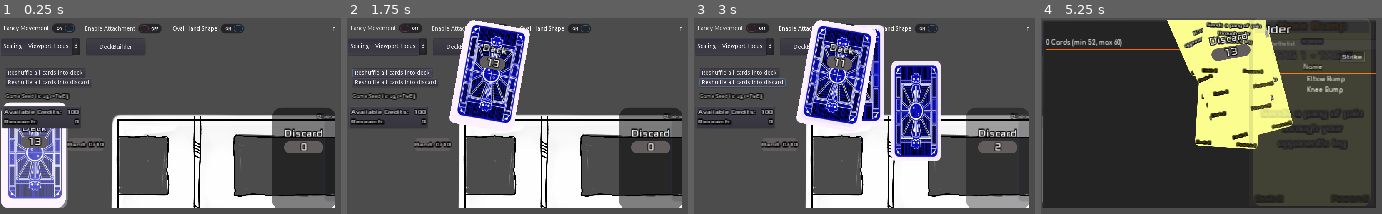
Above: before the commit, frames 1-4 (left to right).
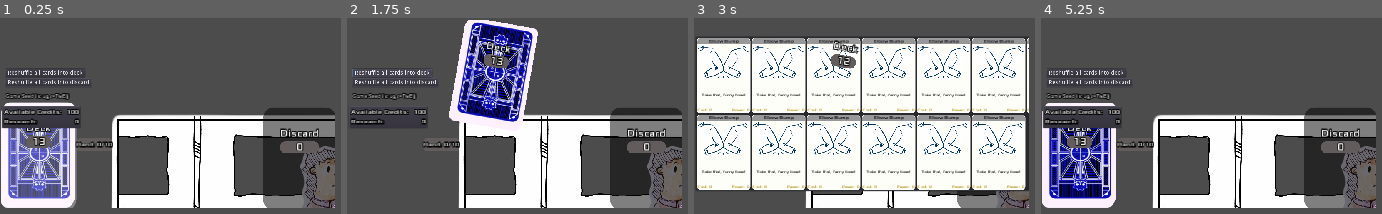
Above: after the commit, the same moments.

Repository: juanuys/contumacious
Game: Godot game, scene res://src/cc/Main.tscn
Same seed, same stepped clock (60 frames per second), same inputs: the game is played once before the commit and once after it.
Inputs (mouse positions are in pixels of both pictures, inside the frame that each line leads up to):
- Up to frame 1 (0.25 s): no input
- Up to frame 2 (1.75 s): click (387, 27) at 0.5 s, where only the run before the commit has a clickable "Fancy Movement"; click "Reshuffle all cards into deck" at 1.25 s
- Up to frame 3 (3 s): click (816, 29) at 2 s, where only the run before the commit has a clickable "Enable Attachment"; click "Reshuffle all cards into disc…" at 2.75 s
- Up to frame 4 (5.25 s): click (1081, 47) at 3.5 s, where only the run before the commit has a clickable "Scaling + Viewport Focus"; click (1249, 29) at 4.25 s, where only the run before the commit has a clickable "Oval Hand Shape"; click (1156, 47) at 5 s, where only the run before the commit has a clickable "DeckBuilder"

The runs differ from the first frame. In frame 1, 13% of the frame differs, in the area x 0-99%, y 2-97%; in frame 2, 15%; in frame 3, 71%; in frame 4, 87%, in the area x 0-99%, y 1-97%.

Commit message:
placeholder gfx

Diff:
--- a/project.godot
+++ b/project.godot
@@ -163,6 +163,11 @@
 "class": "MousePointer",
 "language": "GDScript",
 "path": "res://src/core/MousePointer.gd"
+}, {
+"base": "Card",
+"class": "MyCard",
+"language": "GDScript",
+"path": "res://src/cc/MyCardTemplate.gd"
 }, {
 "base": "CardContainer",
 "class": "Pile",
@@ -261,6 +266,7 @@
 "IntegerLineEdit": "",
 "ManipulationButtons": "",
 "MousePointer": "",
+"MyCard": "",
 "Pile": "",
 "QuantityNumberButton": "",
 "SP": "",
--- a/src/cc/Board.gd
+++ b/src/cc/Board.gd
@@ -3,6 +3,9 @@
 
 # Called when the node enters the scene tree for the first time.
 func _ready() -> void:
+	var dir = OS.get_user_data_dir()
+	print(str("user data dir", dir))
+
 	counters = $Counters
 	cfc.map_node(self)
 	# We use the below while to wait until all the nodes we need have been mapped
--- a/src/cc/Board.tscn
+++ b/src/cc/Board.tscn
@@ -11,7 +11,9 @@
 [ext_resource path="res://fonts/Comfortaa-Bold.ttf" type="DynamicFontData" id=9]
 [ext_resource path="res://src/core/DeckBuilder/DeckBuilder.tscn" type="PackedScene" id=10]
 [ext_resource path="res://src/cc/Discard.gd" type="Script" id=11]
-[ext_resource path="res://assets/scenebg/train-interior.png" type="Texture" id=12]
+[ext_resource path="res://assets/backgrounds/train-interior.png" type="Texture" id=12]
+[ext_resource path="res://assets/characters/npc.png" type="Texture" id=13]
+[ext_resource path="res://assets/characters/avatar.png" type="Texture" id=14]
 
 [sub_resource type="StyleBoxFlat" id=1]
 bg_color = Color( 0, 0, 0, 1 )
@@ -40,6 +42,16 @@
 position = Vector2( 960, 540 )
 texture = ExtResource( 12 )
 
+[node name="avatar" type="Sprite" parent="."]
+position = Vector2( 785.318, 494.585 )
+scale = Vector2( 0.310345, 0.310345 )
+texture = ExtResource( 14 )
+
+[node name="npc" type="Sprite" parent="."]
+position = Vector2( 1149.32, 511.172 )
+scale = Vector2( 0.310345, 0.310345 )
+texture = ExtResource( 13 )
+
 [node name="Deck" parent="." instance=ExtResource( 2 )]
 position = Vector2( 0, 475 )
 script = ExtResource( 4 )
@@ -65,8 +77,9 @@
 margin_bottom = 219.0
 
 [node name="FancyMovementToggle" type="CheckButton" parent="."]
-margin_right = 12.0
-margin_bottom = 20.0
+visible = false
+margin_right = 189.0
+margin_bottom = 40.0
 pressed = true
 text = "Fancy Movement"
 __meta__ = {
@@ -74,6 +87,7 @@
 }
 
 [node name="EnableAttach" type="CheckButton" parent="."]
+visible = false
 margin_left = 194.978
 margin_top = 1.33486
 margin_right = 395.978
@@ -84,6 +98,7 @@
 }
 
 [node name="ScalingFocusOptions" type="OptionButton" parent="."]
+visible = false
 margin_left = -1.33484
 margin_top = 44.0497
 margin_right = 187.665
@@ -117,6 +132,7 @@
 }
 
 [node name="OvalHandToggle" type="CheckButton" parent="."]
+visible = false
 margin_left = 405.31
 margin_top = 1.12245
 margin_right = 594.31
@@ -128,6 +144,7 @@
 }
 
 [node name="DeckBuilder" type="Button" parent="."]
+visible = false
 margin_left = 205.0
 margin_top = 45.0
 margin_right = 345.0
@@ -138,6 +155,7 @@
 }
 
 [node name="Debug" type="CheckButton" parent="."]
+visible = false
 margin_left = 789.192
 margin_top = 3.36737
 margin_right = 978.192
@@ -149,6 +167,7 @@
 }
 
 [node name="PlacementGridDemo" parent="." instance=ExtResource( 7 )]
+visible = false
 margin_left = 775.0
 margin_top = 240.0
 margin_right = 1274.0
@@ -156,6 +175,7 @@
 highlight = Color( 0.985156, 0, 1.3, 1.3 )
 
 [node name="ModifiedLabelGrid" parent="." instance=ExtResource( 8 )]
+visible = false
 margin_left = 1015.0
 margin_top = 30.0
 margin_right = 1264.0
--- a/src/cc/CFConst.gd
+++ b/src/cc/CFConst.gd
@@ -5,7 +5,6 @@
 # Tweak the values to match your game requirements.
 class_name CFConst
 extends Reference
-
 
 # The possible return codes a function can return
 #
@@ -75,11 +74,11 @@
 # This will also adjust all CardContainers to match
 # If you modify this property, you **must** adjust
 # the min_rect of the various control nodes inside the card front and back scenes.
-const CARD_SIZE := Vector2(150,240)
+const CARD_SIZE := Vector2(171,240)
 # Switch this off to disable fancy movement of cards during draw/discard
 const FANCY_MOVEMENT := true
 # The focus style selected for this game. See enum `FocusStyle`
-const FOCUS_STYLE = FocusStyle.BOTH
+const FOCUS_STYLE = FocusStyle.SCALED
 # If set to true, the hand will be presented in the form of an oval shape
 # If set to false, the hand will be presented with all cards
 # horizontally aligned
@@ -90,7 +89,7 @@
 # The below scales down cards down while being dragged.
 #
 # if you don't want this behaviour, change it to Vector2(1,1)
-const CARD_SCALE_WHILE_DRAGGING := Vector2(0.4, 0.4)
+const CARD_SCALE_WHILE_DRAGGING := Vector2(1,1)
 # The location and name of the file into which to store game settings
 const SETTINGS_FILENAME := "user://CGFSettings.json"
 # The location where this game will store deck files
@@ -140,7 +139,7 @@
 # The amount of distance neighboring cards are pushed during card focus
 #
 # It's based on the card width. Bigger percentage means larger push.
-const NEIGHBOUR_PUSH := 0.75
+const NEIGHBOUR_PUSH := 0.0
 # The scale of a card while on the play area
 const PLAY_AREA_SCALE := Vector2(1, 1) * 0.8
 # The margin towards the bottom of the viewport on which to draw the cards.
@@ -177,7 +176,7 @@
 # The colour to use when hovering over a card.
 #
 # Reduce the multiplier to reduce glow effect or stop it altogether
-const FOCUS_HOVER_COLOUR := Color(1, 1, 1) * 1
+const FOCUS_HOVER_COLOUR := Color(1, 1, 1) * 0.5
 # The colour to use when hovering over a card with an attachment to signify
 # a valid host.
 #
--- a/src/cc/CardBack.tscn
+++ b/src/cc/CardBack.tscn
@@ -1,10 +1,9 @@
-[gd_scene load_steps=8 format=2]
+[gd_scene load_steps=7 format=2]
 
 [ext_resource path="res://assets/icons/view.svg" type="Texture" id=1]
 [ext_resource path="res://fonts/Xolonium-Regular.ttf" type="DynamicFontData" id=2]
 [ext_resource path="res://src/core/Card/CardBackGlow.gd" type="Script" id=3]
 [ext_resource path="res://assets/card_backs/CGFBackLines.png" type="Texture" id=4]
-[ext_resource path="res://assets/card_backs/CGFBackDots.png" type="Texture" id=5]
 
 [sub_resource type="StyleBoxFlat" id=1]
 bg_color = Color( 0.164706, 0.203922, 0.223529, 1 )
@@ -39,14 +38,14 @@
 }
 
 [node name="MarginContainer" type="MarginContainer" parent="VBoxContainer"]
-margin_right = 150.0
+margin_right = 159.0
 margin_bottom = 50.0
 mouse_filter = 2
 custom_constants/margin_top = 50
 
 [node name="CenterContainer" type="CenterContainer" parent="VBoxContainer"]
 margin_top = 54.0
-margin_right = 150.0
+margin_right = 159.0
 margin_bottom = 94.0
 rect_min_size = Vector2( 0, 40 )
 mouse_filter = 2
@@ -54,8 +53,8 @@
 [node name="Viewed" type="TextureRect" parent="VBoxContainer/CenterContainer"]
 visible = false
 modulate = Color( 1.5, 0.2, 0, 1 )
-margin_left = 55.0
-margin_right = 95.0
+margin_left = 59.0
+margin_right = 99.0
 margin_bottom = 40.0
 mouse_filter = 2
 texture = ExtResource( 1 )
@@ -65,18 +64,19 @@
 
 [node name="MarginContainer2" type="MarginContainer" parent="VBoxContainer"]
 margin_top = 98.0
-margin_right = 150.0
+margin_right = 159.0
 margin_bottom = 101.0
 mouse_filter = 2
 custom_constants/margin_top = 3
 
 [node name="Label" type="Label" parent="VBoxContainer"]
 margin_top = 105.0
-margin_right = 150.0
-margin_bottom = 121.0
+margin_right = 159.0
+margin_bottom = 140.0
 custom_fonts/font = SubResource( 2 )
 custom_colors/font_color = Color( 1, 0.2, 0, 1 )
-text = "Card Game Framework"
+text = "Contumacious Commuter"
+autowrap = true
 __meta__ = {
 "_edit_use_anchors_": false
 }
@@ -91,14 +91,3 @@
 __meta__ = {
 "_edit_use_anchors_": false
 }
-
-[node name="TextureRect2" type="TextureRect" parent="."]
-modulate = Color( 2, 1, 1, 1 )
-anchor_right = 1.0
-anchor_bottom = 1.0
-margin_bottom = 1.52588e-05
-texture = ExtResource( 5 )
-expand = true
-__meta__ = {
-"_edit_use_anchors_": false
-}
--- a/src/cc/CardFront.gd
+++ b/src/cc/CardFront.gd
@@ -2,10 +2,10 @@
 
 func _ready() -> void:
 	text_expansion_multiplier = {
-		"Name": 2,
-		"Tags": 1.2,
-		"Cost": 3,
-		"Power": 3,
+		"Name": 1,
+		"Tags": 1,
+		"Cost": 1,
+		"Power": 1,
 	}
 	compensation_label = "Abilities"
 	_card_text = $Margin/CardText
--- a/src/cc/CardFront.tscn
+++ b/src/cc/CardFront.tscn
@@ -1,10 +1,11 @@
-[gd_scene load_steps=11 format=2]
+[gd_scene load_steps=12 format=2]
 
 [ext_resource path="res://fonts/Xolonium-Regular.ttf" type="DynamicFontData" id=1]
 [ext_resource path="res://src/cc/CardFront.gd" type="Script" id=2]
+[ext_resource path="res://assets/cards/front-placeholder.png" type="Texture" id=3]
 
 [sub_resource type="StyleBoxFlat" id=1]
-bg_color = Color( 0.145098, 0.145098, 0.145098, 1 )
+bg_color = Color( 1, 1, 1, 1 )
 corner_radius_top_left = 10
 corner_radius_top_right = 10
 corner_radius_bottom_right = 10
@@ -17,14 +18,12 @@
 
 [sub_resource type="DynamicFont" id=3]
 size = 15
-outline_size = 2
 outline_color = Color( 0, 0, 0, 1 )
 use_filter = true
 font_data = ExtResource( 1 )
 
 [sub_resource type="DynamicFont" id=4]
 size = 10
-outline_size = 2
 outline_color = Color( 0, 0, 0, 1 )
 use_filter = true
 font_data = ExtResource( 1 )
@@ -45,29 +44,30 @@
 
 [sub_resource type="DynamicFont" id=7]
 size = 12
-outline_size = 2
-outline_color = Color( 0, 0, 0, 1 )
 use_filter = true
 font_data = ExtResource( 1 )
 
 [sub_resource type="DynamicFont" id=8]
-size = 10
-outline_size = 2
-outline_color = Color( 0, 0, 0, 1 )
+size = 14
 use_filter = true
 font_data = ExtResource( 1 )
 
 [node name="Front" type="Panel"]
 anchor_right = 1.0
 anchor_bottom = 1.0
-margin_right = -1130.0
-margin_bottom = -480.0
+margin_right = -1749.0
+margin_bottom = -840.0
 mouse_filter = 2
 custom_styles/panel = SubResource( 1 )
 script = ExtResource( 2 )
 __meta__ = {
 "_edit_use_anchors_": false
 }
+
+[node name="Face" type="Sprite" parent="."]
+position = Vector2( 85, 77.308 )
+scale = Vector2( 0.208961, 0.208961 )
+texture = ExtResource( 3 )
 
 [node name="Margin" type="MarginContainer" parent="."]
 anchor_right = 1.0
@@ -81,21 +81,21 @@
 
 [node name="CardText" type="VBoxContainer" parent="Margin"]
 margin_left = 2.0
-margin_right = 788.0
-margin_bottom = 600.0
+margin_right = 169.0
+margin_bottom = 240.0
 mouse_filter = 2
 __meta__ = {
 "_edit_use_anchors_": false
 }
 
 [node name="Name" type="Label" parent="Margin/CardText"]
-margin_right = 786.0
+margin_right = 167.0
 margin_bottom = 19.0
 rect_min_size = Vector2( 146, 19 )
 size_flags_vertical = 1
 custom_styles/normal = SubResource( 2 )
 custom_fonts/font = SubResource( 3 )
-custom_colors/font_color = Color( 1, 0.4, 0, 1 )
+custom_colors/font_color = Color( 0, 0, 0, 1 )
 text = "Card Name"
 align = 1
 valign = 1
@@ -103,11 +103,12 @@
 
 [node name="Type" type="Label" parent="Margin/CardText"]
 margin_top = 23.0
-margin_right = 786.0
+margin_right = 167.0
 margin_bottom = 36.0
 rect_min_size = Vector2( 146, 13 )
 size_flags_vertical = 1
 custom_fonts/font = SubResource( 4 )
+custom_colors/font_color = Color( 0, 0, 0, 1 )
 text = "Type"
 align = 1
 valign = 1
@@ -116,7 +117,7 @@
 
 [node name="Tags" type="Label" parent="Margin/CardText"]
 margin_top = 40.0
-margin_right = 786.0
+margin_right = 167.0
 margin_bottom = 57.0
 rect_min_size = Vector2( 146, 17 )
 size_flags_vertical = 1
@@ -129,39 +130,38 @@
 
 [node name="Requirements" type="Label" parent="Margin/CardText"]
 margin_top = 61.0
-margin_right = 786.0
-margin_bottom = 75.0
-rect_min_size = Vector2( 146, 14 )
+margin_right = 167.0
+margin_bottom = 141.0
+rect_min_size = Vector2( 146, 80 )
 custom_fonts/font = SubResource( 6 )
 custom_colors/font_color = Color( 0.290196, 0.752941, 0, 1 )
-text = "Requirements"
+text = "Spacer"
 align = 1
 valign = 1
 autowrap = true
 
 [node name="Abilities" type="Label" parent="Margin/CardText"]
-margin_top = 79.0
-margin_right = 786.0
-margin_bottom = 583.0
-rect_min_size = Vector2( 146, 144 )
+margin_top = 145.0
+margin_right = 167.0
+margin_bottom = 218.0
+rect_min_size = Vector2( 146, 65 )
 size_flags_vertical = 3
 custom_fonts/font = SubResource( 7 )
-text = "This is the card ability text.
-
-There should be space for a bit of text here."
+custom_colors/font_color = Color( 0, 0, 0, 1 )
+text = "This is the card ability text."
 align = 1
 valign = 1
 autowrap = true
 
 [node name="HB" type="HBoxContainer" parent="Margin/CardText"]
-margin_top = 587.0
-margin_right = 786.0
-margin_bottom = 600.0
+margin_top = 222.0
+margin_right = 167.0
+margin_bottom = 240.0
 mouse_filter = 2
 
 [node name="Cost" type="Label" parent="Margin/CardText/HB"]
-margin_right = 7.0
-margin_bottom = 13.0
+margin_right = 52.0
+margin_bottom = 18.0
 rect_min_size = Vector2( 0, 13 )
 custom_fonts/font = SubResource( 8 )
 custom_colors/font_color = Color( 0.658824, 0.541176, 0, 1 )
@@ -169,9 +169,9 @@
 valign = 1
 
 [node name="Power" type="Label" parent="Margin/CardText/HB"]
-margin_left = 11.0
-margin_right = 786.0
-margin_bottom = 13.0
+margin_left = 56.0
+margin_right = 167.0
+margin_bottom = 18.0
 rect_min_size = Vector2( 0, 13 )
 size_flags_horizontal = 3
 custom_fonts/font = SubResource( 8 )
--- a/src/cc/CardTemplate.tscn
+++ b/src/cc/CardTemplate.tscn
@@ -1,9 +1,11 @@
-[gd_scene load_steps=3 format=2]
+[gd_scene load_steps=4 format=2]
 
 [ext_resource path="res://src/core/CardTemplate.tscn" type="PackedScene" id=1]
 [ext_resource path="res://src/cc/CardManipulationButton.tscn" type="PackedScene" id=2]
+[ext_resource path="res://src/cc/MyCardTemplate.gd" type="Script" id=3]
 
 [node name="Card" instance=ExtResource( 1 )]
+script = ExtResource( 3 )
 
 [node name="ManipulationButtons" parent="Control" index="4"]
 manipulation_button = ExtResource( 2 )
--- /dev/null
+++ b/src/cc/MyCardTemplate.gd
@@ -0,0 +1,69 @@
+# A basic card object which includes functionality for handling its own
+# placement and focus.
+#
+# This class is meant to be used as the basis for your card scripting
+# Simply make your card scripts extend this class and you'll have all the
+# provided scripts available.
+# If your card node type is not Area2D, make sure you change the extends type.
+class_name MyCard
+extends Card
+
+
+
+# This function can be overriden by any class extending Card, in order to provide
+# a way of checking if a card can be played before dragging it out of the hand.
+#
+# This method will be called while the card is being focused by the player
+# If it returns true, the card will be highlighted as normal and the player
+# will be able to drag it out of the hand
+#
+# If it returns false, the card will be highlighted with a red tint, and the
+# player will not be able to drag it out of the hand.
+func check_play_costs() -> Color:
+	return(CFConst.CostsState.OK)
+
+
+# This function can be overriden by any class extending Card, in order to provide
+# a way of running scripts which might change where a card moves
+#
+# This method will be called before the card moves anywhere,
+# but before board_placement is evaluted. This allows a card which has been
+# setup to not allow moves to the board,
+# (which would normally send it back to its origin container)
+# to instead be redirected to a pile.
+# warning-ignore:unused_argument
+# warning-ignore:unused_argument
+func common_pre_move_scripts(new_host: Node, old_host: Node, scripted_move: bool) -> Node:
+	return(new_host)
+
+# This function can be overriden by any class extending Card, in order to provide
+# a way of running scripts for a whole class of cards, based on where the card moves.
+#
+# This method will be called after the card moves anywhere, to a different
+# container, or the same. new_host is where it moved to, and old_host
+# is where it moved from. They can be the same, such as when a card changes
+# places on the table.
+# warning-ignore:unused_argument
+# warning-ignore:unused_argument
+func common_post_move_scripts(new_host: Node, old_host: Node, scripted_move: bool) -> void:
+	pass
+
+
+# This function can be overriden by any class extending Card, in order to provide
+# a way of running scripts for a whole class of cards, based on what the trigger was
+# before all normal scripts have been executed
+#
+# This is useful for example, for paying the costs of one-use cards before executing them
+# warning-ignore:unused_argument
+func common_pre_execution_scripts(trigger: String) -> void:
+	pass
+
+
+# This function can be overriden by any class extending Card, in order to provide
+# a way of running scripts for a whole class of cards, based on what the trigger was
+# after all normal scripts have been executed
+#
+# This is useful for example, for discarding one-use cards after playing them
+# warning-ignore:unused_argument
+func common_post_execution_scripts(trigger: String) -> void:
+	pass
--- a/src/cc/cards/CardBackside.tscn
+++ b/src/cc/cards/CardBackside.tscn
@@ -9,7 +9,9 @@
 region_rect = Rect2( 0, 0, 141, 225 )
 
 [node name="PlayingCardBack" type="Panel"]
-rect_min_size = Vector2( 150, 240 )
+margin_right = 171.0
+margin_bottom = 240.0
+rect_min_size = Vector2( 171, 240 )
 mouse_filter = 2
 custom_styles/panel = SubResource( 1 )
 script = ExtResource( 3 )
@@ -28,22 +30,22 @@
 }
 
 [node name="MarginContainer" type="MarginContainer" parent="VBoxContainer"]
-margin_right = 150.0
+margin_right = 171.0
 margin_bottom = 95.0
 mouse_filter = 2
 custom_constants/margin_top = 95
 
 [node name="CenterContainer" type="CenterContainer" parent="VBoxContainer"]
 margin_top = 99.0
-margin_right = 150.0
+margin_right = 171.0
 margin_bottom = 139.0
 rect_min_size = Vector2( 0, 40 )
 mouse_filter = 2
 
 [node name="Viewed" type="TextureRect" parent="VBoxContainer/CenterContainer"]
 visible = false
-margin_left = 55.0
-margin_right = 95.0
+margin_left = 65.0
+margin_right = 105.0
 margin_bottom = 40.0
 mouse_filter = 2
 texture = ExtResource( 1 )
--- a/src/cc/cards/StrikeFront.gd
+++ b/src/cc/cards/StrikeFront.gd
@@ -1,16 +1,7 @@
 extends "res://src/cc/CardFront.gd"
 
 
-# Declare member variables here. Examples:
-# var a = 2
-# var b = "text"
-
-
-# Called when the node enters the scene tree for the first time.
-func _ready():
-	pass # Replace with function body.
-
-
-# Called every frame. 'delta' is the elapsed time since the previous frame.
-#func _process(delta):
-#	pass
+func set_label_text(node: Label, value):
+	# CardFront does all sorts of magical things like sizing the font if
+	# there's more text, but meh.
+	pass
--- a/src/cc/cards/StrikeFront.tscn
+++ b/src/cc/cards/StrikeFront.tscn
@@ -1,10 +1,11 @@
-[gd_scene load_steps=4 format=2]
+[gd_scene load_steps=5 format=2]
 
 [ext_resource path="res://src/cc/CardFront.tscn" type="PackedScene" id=1]
 [ext_resource path="res://src/cc/cards/StrikeFront.gd" type="Script" id=2]
+[ext_resource path="res://assets/cards/elbow-bump3.png" type="Texture" id=3]
 
 [sub_resource type="StyleBoxFlat" id=1]
-bg_color = Color( 0.988235, 1, 0.560784, 1 )
+bg_color = Color( 1, 1, 0.980392, 1 )
 corner_radius_top_left = 10
 corner_radius_top_right = 10
 corner_radius_bottom_right = 10
@@ -14,8 +15,20 @@
 custom_styles/panel = SubResource( 1 )
 script = ExtResource( 2 )
 
-[node name="Cost" parent="Margin/CardText/HB" index="0"]
-margin_right = 39.0
+[node name="Face" parent="." index="0"]
+texture = ExtResource( 3 )
 
-[node name="Power" parent="Margin/CardText/HB" index="1"]
-margin_left = 43.0
+[node name="Name" parent="Margin/CardText" index="0"]
+text = "Elbow Bump"
+
+[node name="Type" parent="Margin/CardText" index="1"]
+text = ""
+
+[node name="Tags" parent="Margin/CardText" index="2"]
+text = ""
+
+[node name="Requirements" parent="Margin/CardText" index="3"]
+text = ""
+
+[node name="Abilities" parent="Margin/CardText" index="4"]
+text = "Take that, funny bone!"
--- a/src/cc/cards/sets/SetDefinition_Core.gd
+++ b/src/cc/cards/sets/SetDefinition_Core.gd
@@ -6,18 +6,20 @@
 const CARDS := {
 	"Elbow Bump": {
 		"Type": "Strike",
-		"Tags": ["Tag 1","Tag 2"],
+		"Tags": [""],
 		"Requirements": "",
-		"Abilities": "Knocks your opponent's arm off the armrest",
+		"Abilities": "Take that, funny bone!",
 		"Cost": 2,
 		"Power": 5,
+		"Face": "res://assets/cards/elbow-bump3.png"
 	},
 	"Knee Bump": {
 		"Type": "Strike",
-		"Tags": ["Tag 1","Tag 2"],
+		"Tags": [""],
 		"Requirements": "",
-		"Abilities": "Sends a pang of pain through your opponent's leg",
+		"Abilities": "Right in the knee",
 		"Cost": 2,
 		"Power": 5,
+		"Face": "res://assets/cards/knee-bump.png"
 	},
 }
--- a/src/core/CardTemplate.gd
+++ b/src/core/CardTemplate.gd
@@ -2399,4 +2399,4 @@
 	# At the loop at line 91, is active
 	if $Control/Back.rect_size != CFConst.CARD_SIZE:
 		pass
-		print_debug($Control/Back.rect_size) # Replace with function body.
+#		print_debug($Control/Back.rect_size) # Replace with function body.
Binary file added: assets/backgrounds/train-interior.png
Not shown, added: assets/backgrounds/train-interior.png.import
Binary file added: assets/cards/elbow-bump.png
Not shown, added: assets/cards/elbow-bump.png.import
Binary file added: assets/cards/elbow-bump2.png
Not shown, changed: assets/cards/elbow-bump2.png.import
Binary file added: assets/cards/elbow-bump3.png
Not shown, added: assets/cards/elbow-bump3.png.import
Binary file added: assets/cards/front-placeholder.png
Not shown, added: assets/cards/front-placeholder.png.import
Binary file added: assets/cards/knee-bump.png
Not shown, added: assets/cards/knee-bump.png.import
(and 6 more such lines)
